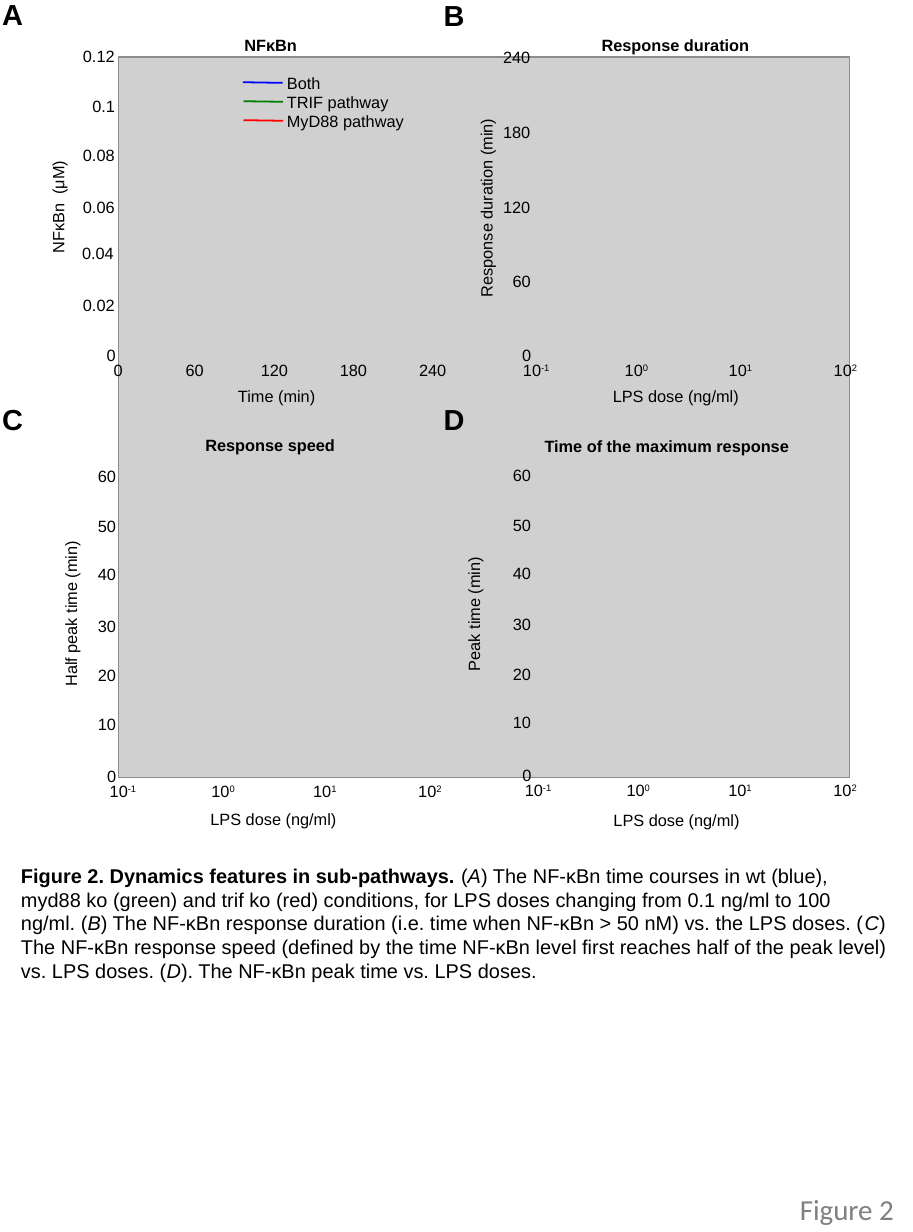
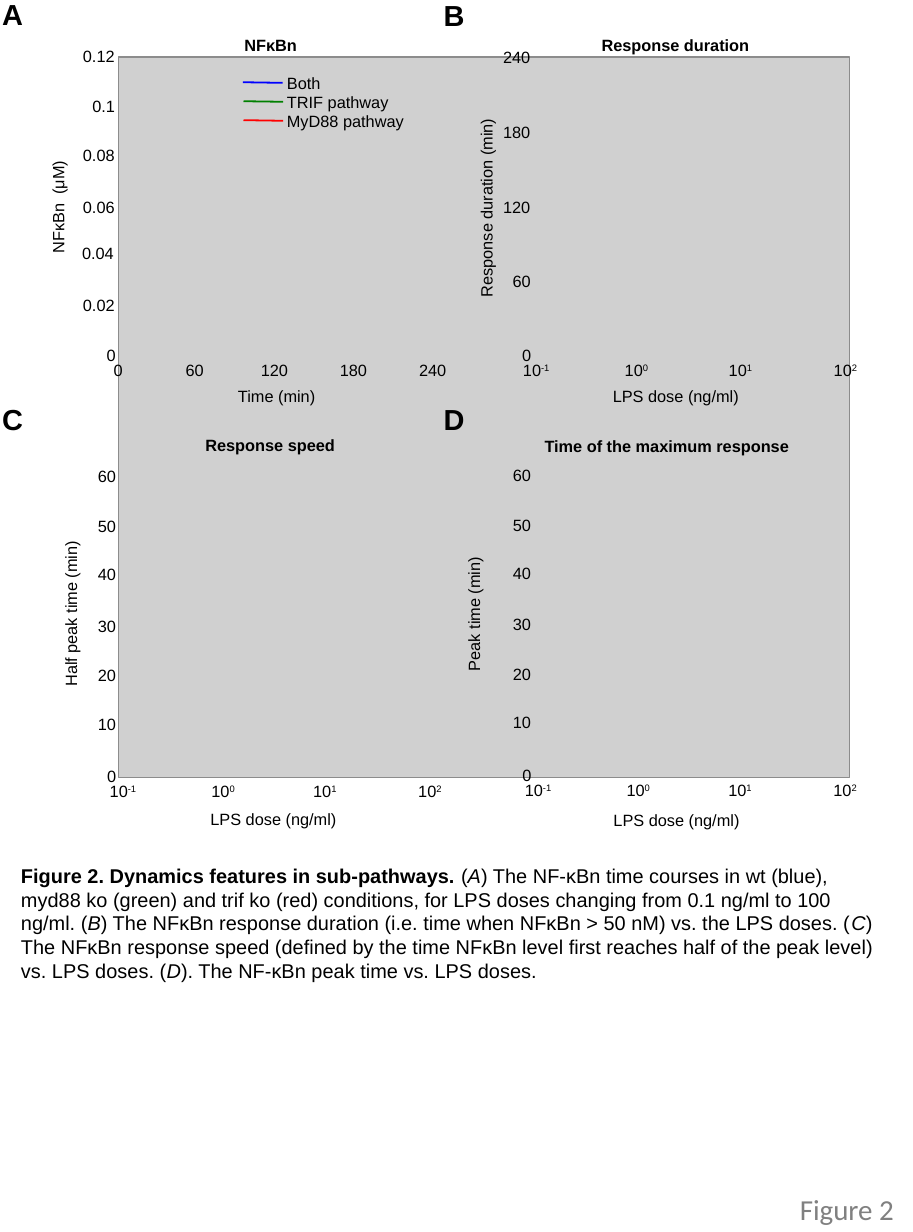
Before and after one commit to biomystery/TLR4, a slide deck: slide 2 of TLR_ver4.5_new_PNAS.pptx. Drawn at 913x1232 pixels with LibreOffice and Linux fonts; fonts in the diff are those of the drawing; grey boxes stand for pictures. Boxes give left, top, right and bottom in pixels: in the first picture for what was removed or moved away, otherwise in the second. Text is boxed around its words. In the diff, an @@ line names an element or a change of style, - is before the commit and + after.

```diff
--- a/TLR_ver4.5_new_PNAS.pptx
+++ b/TLR_ver4.5_new_PNAS.pptx
@@ text at [21,868,873,982]: text changed @@
-Figure 2. Dynamics features in sub-pathways. (A) The NF-κBn time courses in wt (blue), myd88 ko (green) and trif ko (red) conditions, for LPS doses changing from 0.1 ng/ml to 100 ng/ml. (B) The NF-κBn response duration (i.e. time when NF-κBn > 50 nM) vs. the LPS doses. (C) The NF-κBn response speed (defined by the time NF-κBn level first reaches half of the peak level) vs. LPS doses. (D). The NF-κBn peak time vs. LPS doses.
+Figure 2. Dynamics features in sub-pathways. (A) The NF-κBn time courses in wt (blue), myd88 ko (green) and trif ko (red) conditions, for LPS doses changing from 0.1 ng/ml to 100 ng/ml. (B) The NFκBn response duration (i.e. time when NFκBn > 50 nM) vs. the LPS doses. (C) The NFκBn response speed (defined by the time NFκBn level first reaches half of the peak level) vs. LPS doses. (D). The NF-κBn peak time vs. LPS doses.
```
Also in this commit, not shown: 5 other slides changed, 46 other files.
